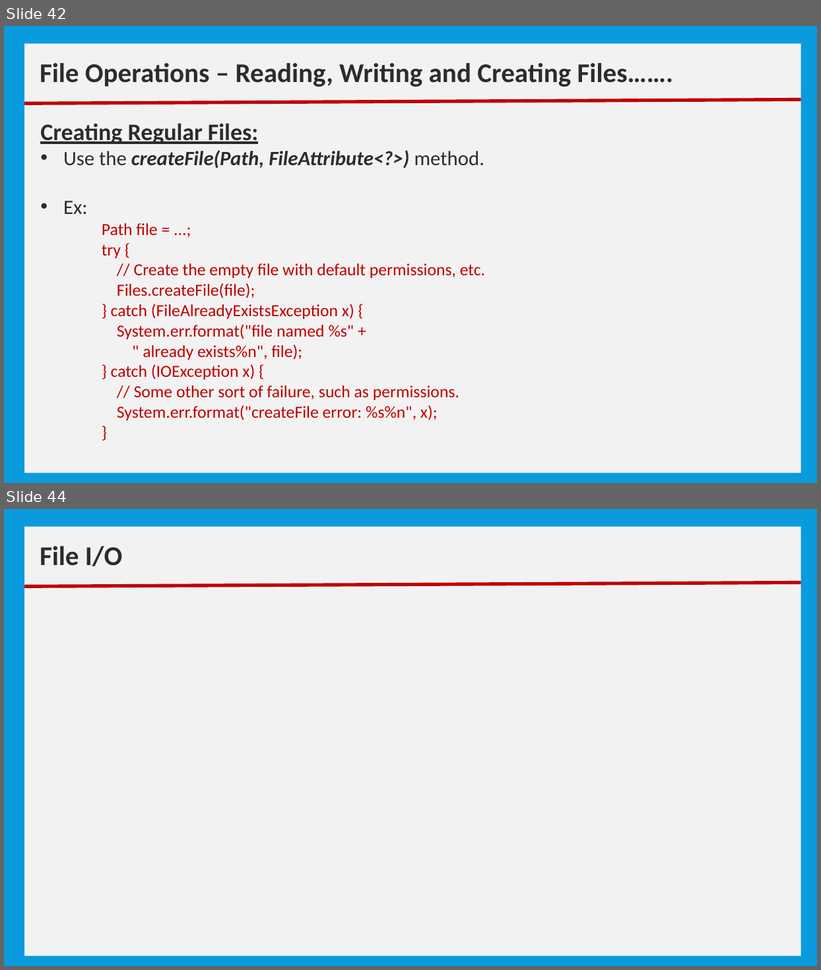
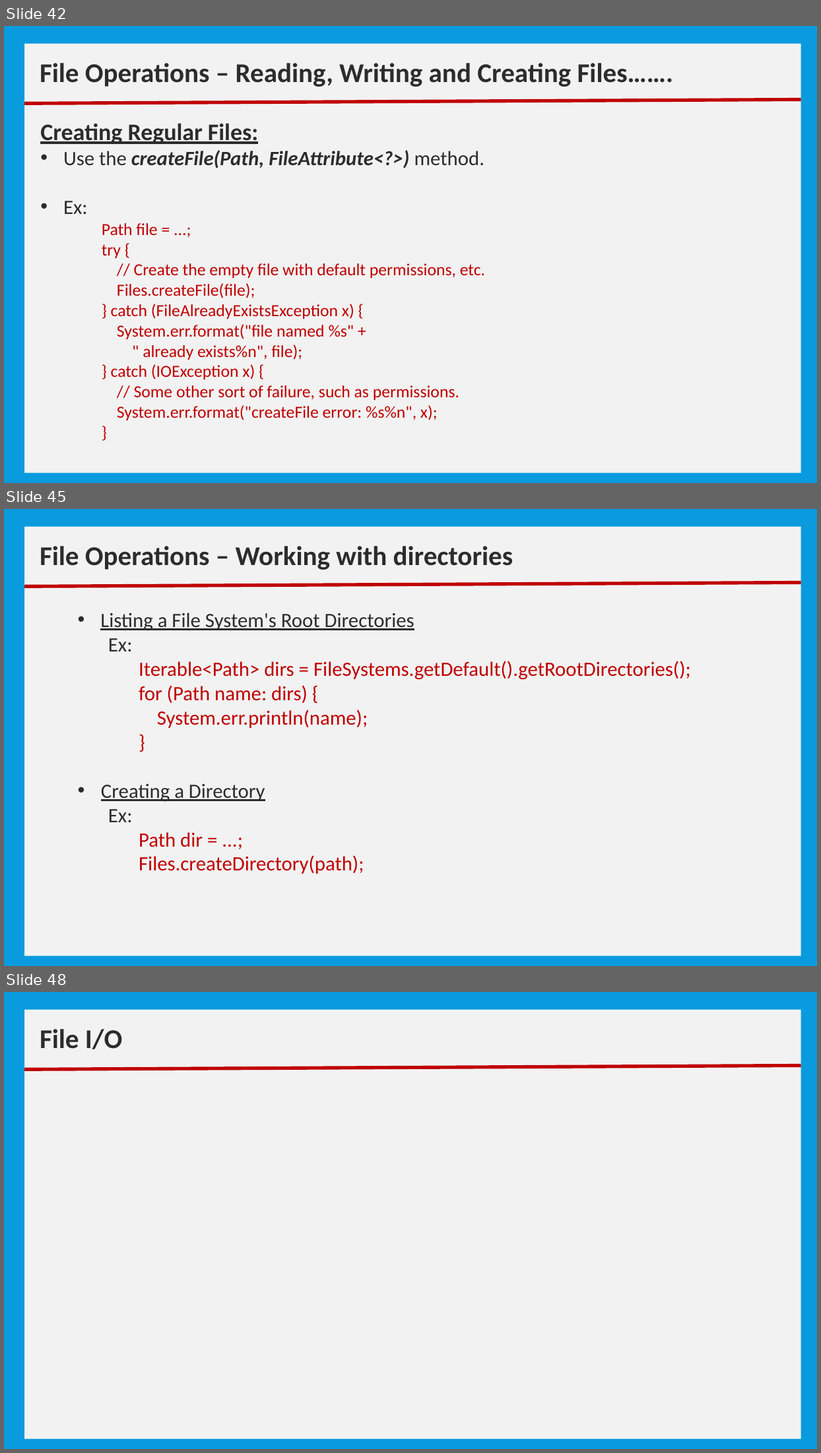
Before and after one commit to nmsgit1234/TechnicalDocs, a slide deck: training/core_java/10_Basic IO.pptx. Shown one above the other, each under a label of ours: slides 42 and 44 before the commit, slides 42, 45 and 48 after it; the slides between them are not shown. The pictures are 821x970 and 821x1453 pixels, drawn with LibreOffice and Linux fonts; fonts in the diff are those of the drawing. Boxes give left, top, right and bottom in pixels: in the first picture for what was removed or moved away, otherwise in the second. Text is boxed around its words. In the diff, an @@ line names an element or a change of style, - is before the commit and + after.

Commit message:
Updated for the managing directories.

```diff
--- a/training/core_java/10_Basic IO.pptx
+++ b/training/core_java/10_Basic IO.pptx
@@ slide 45 added at [4, 509, 817, 966], background #099BDD @@
@@ rectangle added at [24, 527, 801, 956], fill #F2F2F2 @@
@@ text added at [40, 546, 514, 570], 32 pt, text #2C2C2C, bold @@
+File Operations – Working with directories
@@ line added from (24, 586) to (801, 583), #C00000 4 pt @@
@@ text added at [100, 613, 691, 874], 24 pt, text #C00000 @@
+  • Listing a File System's Root Directories
+  Ex:
+      Iterable<Path> dirs = FileSystems.getDefault().getRootDirectories();
+      for (Path name: dirs) {
+      System.err.println(name);
+      }
+      • Creating a Directory
+        Ex:
+          Path dir = ...;
+          Files.createDirectory(path);
@@ what was slide 44 is now slide 48 @@
```
Also in this commit, not shown: 1 slide changed, 3 other slides added, 7 other files.
